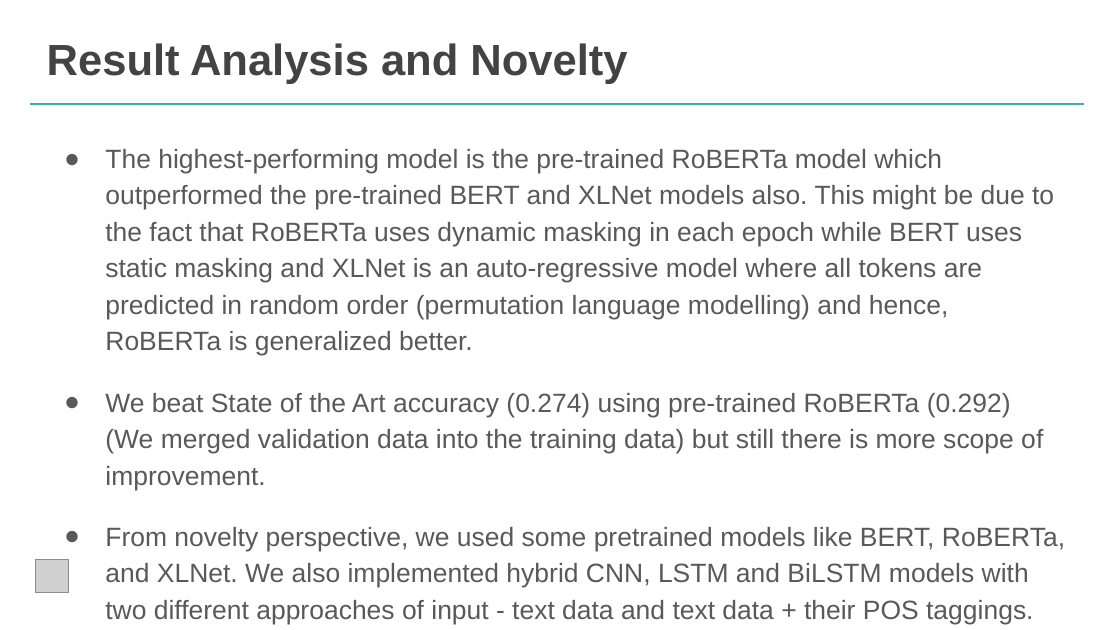
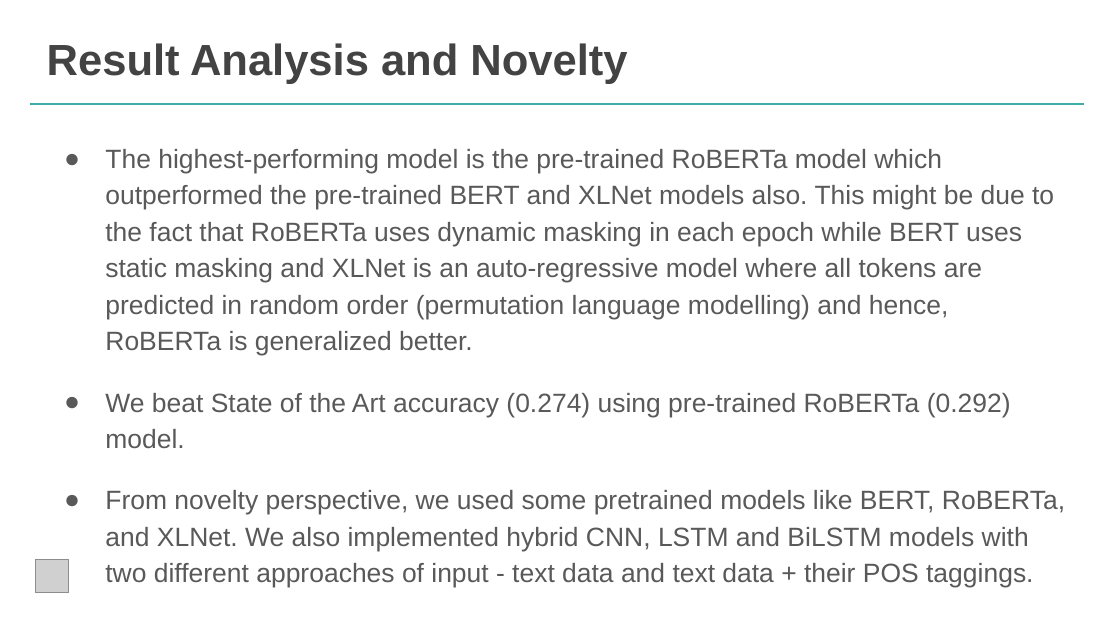
Before and after one commit to harsh20562/CSE508_Winter2023_Project_36, a slide deck: slide 11 of Final Submission/Fine-Grained Fake News Detection System.pptx. Drawn at 1120x630 pixels with LibreOffice and Linux fonts; fonts in the diff are those of the drawing; grey boxes stand for pictures. Boxes give left, top, right and bottom in pixels: in the first picture for what was removed or moved away, otherwise in the second. Text is boxed around its words. In the diff, an @@ line names an element or a change of style, - is before the commit and + after.

```diff
--- a/Final Submission/Fine-Grained Fake News Detection System.pptx
+++ b/Final Submission/Fine-Grained Fake News Detection System.pptx
@@ text at box(105, 393, 1011, 448): text changed @@
-● We beat State of the Art accuracy (0.274) using pre-trained RoBERTa (0.292)
-  (We merged validation data into the training data) but still there is more scope of improvement.
+● We beat State of the Art accuracy (0.274) using pre-trained RoBERTa (0.292) model.
```
